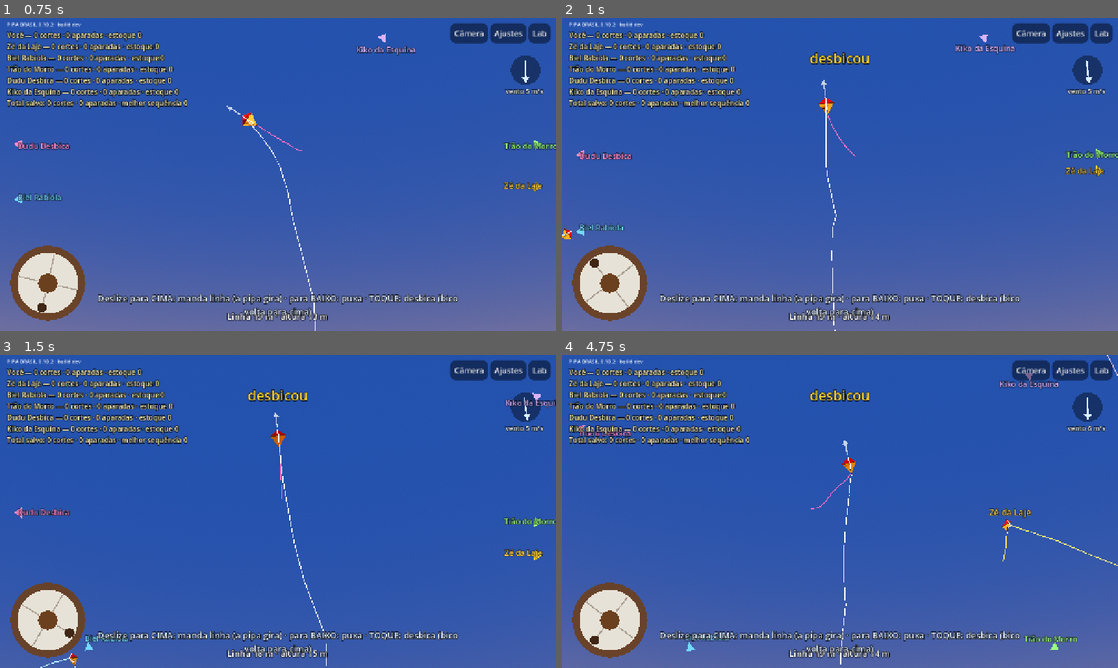
Above: before the commit, frames 1-4 (two rows, left to right).
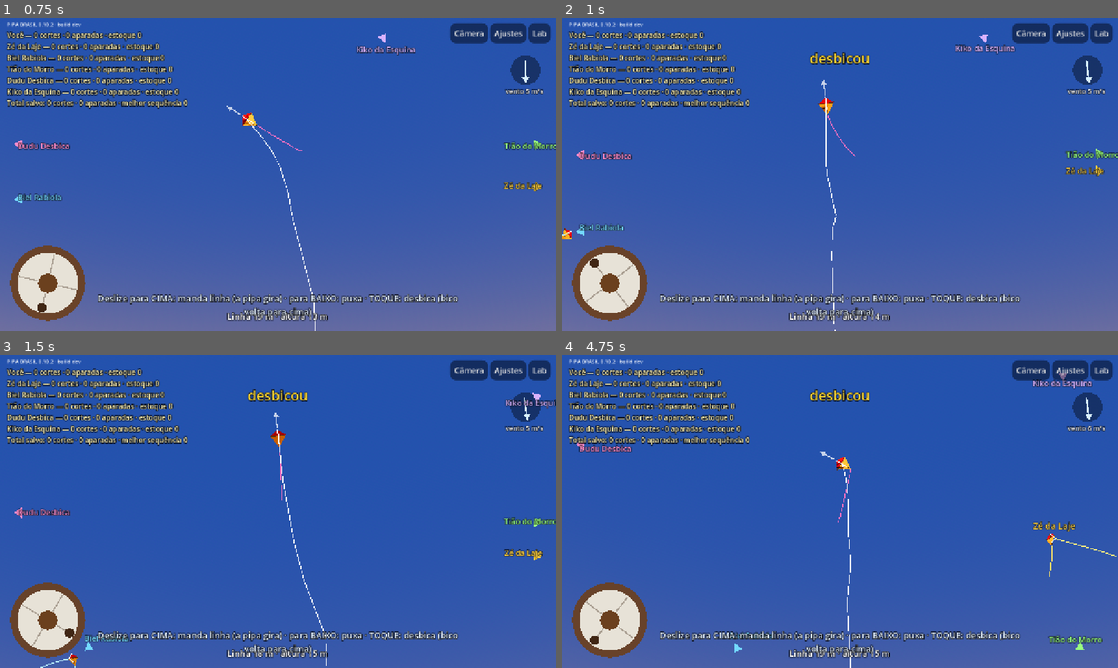
Above: after the commit, the same moments.

Repository: lucaskaeller201-ui/Pipa-Brasil
Game: Godot game, scene res://scenes/main/main.tscn
The game is run twice, just before and just after one commit, with the same random seed, the same clock (stepped at 60 frames per second) and the same inputs.
Inputs (mouse positions are in pixels of both pictures, inside the frame that each line leads up to):
- Up to frame 1 (0.75 s): tap Enter at 0.5 s; move the mouse to (400, 158) at 0.52 s; hold W from 0.53 s (still down); tap Z at 0.6 s; click (400, 158) at 0.67 s
- Up to frame 2 (1 s): keep holding W; tap Space at 0.77 s
- Up to frame 3 (1.5 s): release W at 1.25 s; drag from (166, 527) to (250, 574) at 1.27 s
- Up to frame 4 (4.75 s): move the mouse to (895, 442) at 2.02 s; hold W 2.03-2.75 s; tap Q at 2.1 s; drag from (812, 574) to (673, 464) at 2.77 s; move the mouse to (1006, 558) at 3.52 s; hold A 3.53-4.25 s; tap Z at 3.6 s; tap Space at 3.77 s; drag from (673, 464) to (756, 433) at 4.27 s

Frame 1 is identical in both runs. In frame 2, less than 0.1% of the frame differs, in the area x 0-74%, y 9-99%; in frame 3, less than 0.1%; in frame 4, 2.1%, in the area x 2-100%, y 0-100%.

Commit message:
Mandando linha a pipa não capota (giro só no plano dela)
Co-Authored-By: Claude Opus 5.5 <noreply@anthropic.com>
Claude-Session: https://claude.ai/code/session_01VcBVPpGPHbKMkWY2F5CwiY

Diff:
--- a/sim/kite/kite_body.gd
+++ b/sim/kite/kite_body.gd
@@ -237,6 +237,11 @@
 			_:
 				novo = wnn * exp(-d.spin_release_drag * bow_factor() * h)
 		angular_velocity += nn * (novo - wnn)
+		if spin_mode == SpinMode.SPIN_GIVE or spin_mode == SpinMode.SPIN_KICK:
+			# Mandando linha a pipa gira no plano dela, sem capotar: a rabiola
+			# segura a face virada para o vento (sem "furacão").
+			var fora := angular_velocity - nn * angular_velocity.dot(nn)
+			angular_velocity -= fora * (1.0 - exp(-12.0 * h))
 	elif definition.spin_rate_max_deg > 0.0:
 		var n2 := rotation * Vector3(0.0, 0.0, 1.0)
 		var wn2 := angular_velocity.dot(n2)
